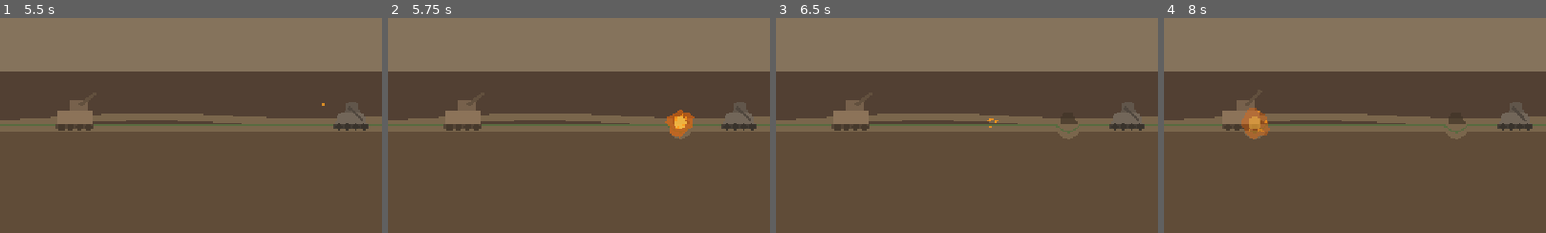
Above: before the commit, frames 1-4 (left to right).
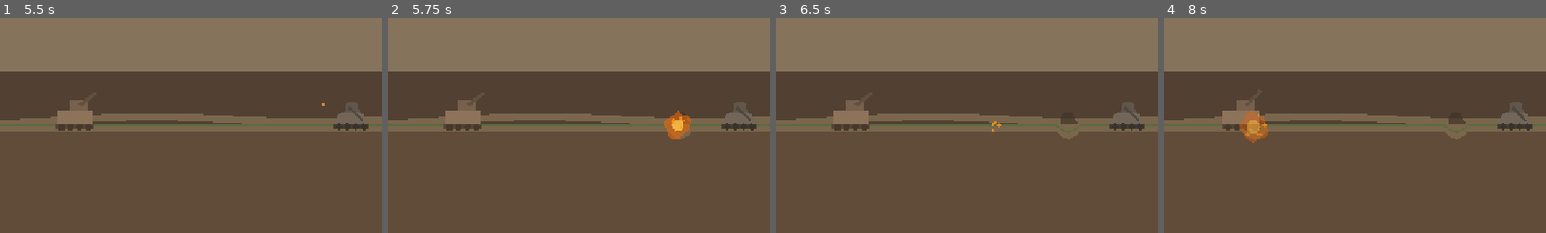
Above: after the commit, the same moments.

Repository: c3po-protocol1/tank-rpg
Game: Godot game, scene res://scenes/main.tscn
The game is run twice, just before and just after one commit, with the same random seed, the same clock (stepped at 60 frames per second) and the same inputs.
Inputs:
- Up to frame 1 (5.5 s): click "START GAME" at 0.5 s; hold Right (move_right) 1.28-2 s; tap Down (aim_down) at 1.35 s; click "<" at 2 s; click ">" at 2.75 s; click "^" at 3.5 s; click "v" at 4.25 s; click "FIRE" at 5 s
- Up to frame 2 (5.75 s): no input
- Up to frame 3 (6.5 s): click "Power Shot" at 5.75 s
- Up to frame 4 (8 s): tap Enter at 6.5 s; hold Right (move_right) 6.53-7.28 s; tap Up (aim_up) at 6.6 s; tap Space at 7.25 s; hold Left (move_left) from 7.28 s (still down); tap F (fire) at 7.35 s
The pictures show only the part of the screen within x 18-68%, y 36-86%; the shares and areas given below are measured in that part.

Frame 1 is identical in both runs. In frame 2, 0.4% of the frame differs, in the area x 72-81%, y 42-57%; in frame 3, less than 0.1%; in frame 4, 0.4%, in the area x 19-28%, y 41-59%.

Commit message:
fix: defer physics callbacks to prevent flush query error
- Projectile collision: set_deferred monitoring/monitorable off
- call_deferred for take_damage, create_crater, _explode
- Prevents 'Can't change state while flushing queries' error

Diff:
--- a/scripts/combat/projectile.gd
+++ b/scripts/combat/projectile.gd
@@ -71,19 +71,21 @@
 func _on_body_entered(body: Node2D) -> void:
 	if body == owner_tank:
 		return
-
+	set_deferred("monitoring", false)
+	set_deferred("monitorable", false)
 	if body is TankBase:
-		body.take_damage(damage, owner_tank)
-		_explode()
-	elif body.is_in_group("terrain"):
-		_create_crater(body)
-		_explode()
+		body.call_deferred("take_damage", damage, owner_tank)
+	elif body.is_in_group("terrain") and body.has_method("create_crater"):
+		body.call_deferred("create_crater", global_position, explosion_radius)
+	call_deferred("_explode")
 
 
 func _on_area_entered(area: Area2D) -> void:
-	if area.is_in_group("terrain"):
-		_create_crater(area)
-		_explode()
+	set_deferred("monitoring", false)
+	set_deferred("monitorable", false)
+	if area.is_in_group("terrain") and area.has_method("create_crater"):
+		area.call_deferred("create_crater", global_position, explosion_radius)
+	call_deferred("_explode")
 
 
 func _create_crater(terrain_node: Node2D) -> void:
